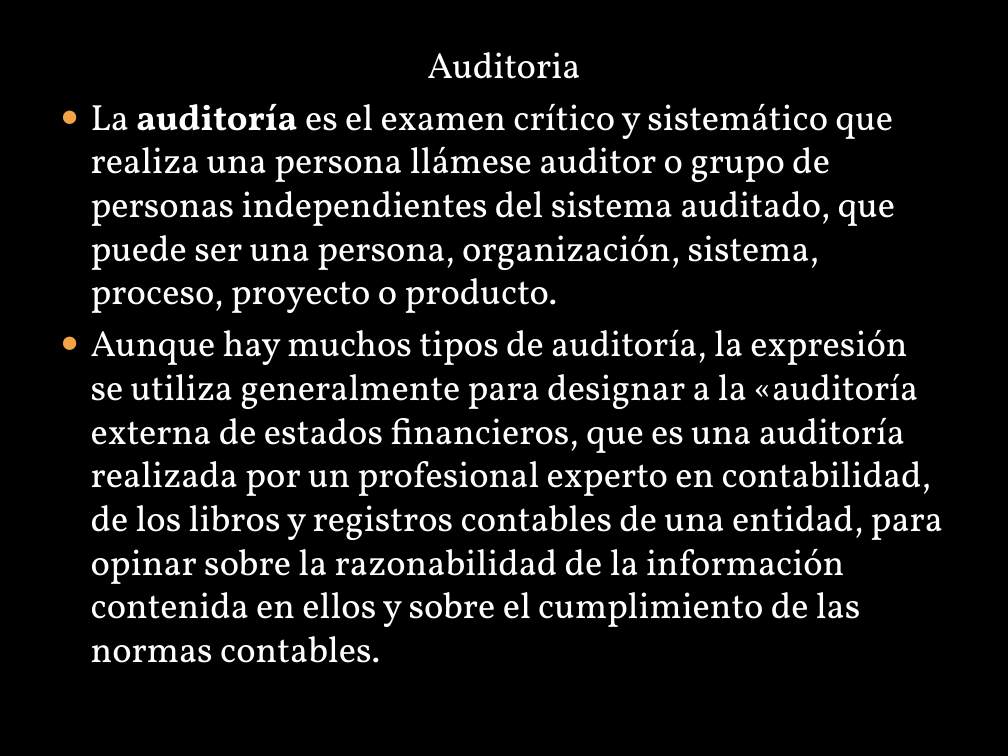
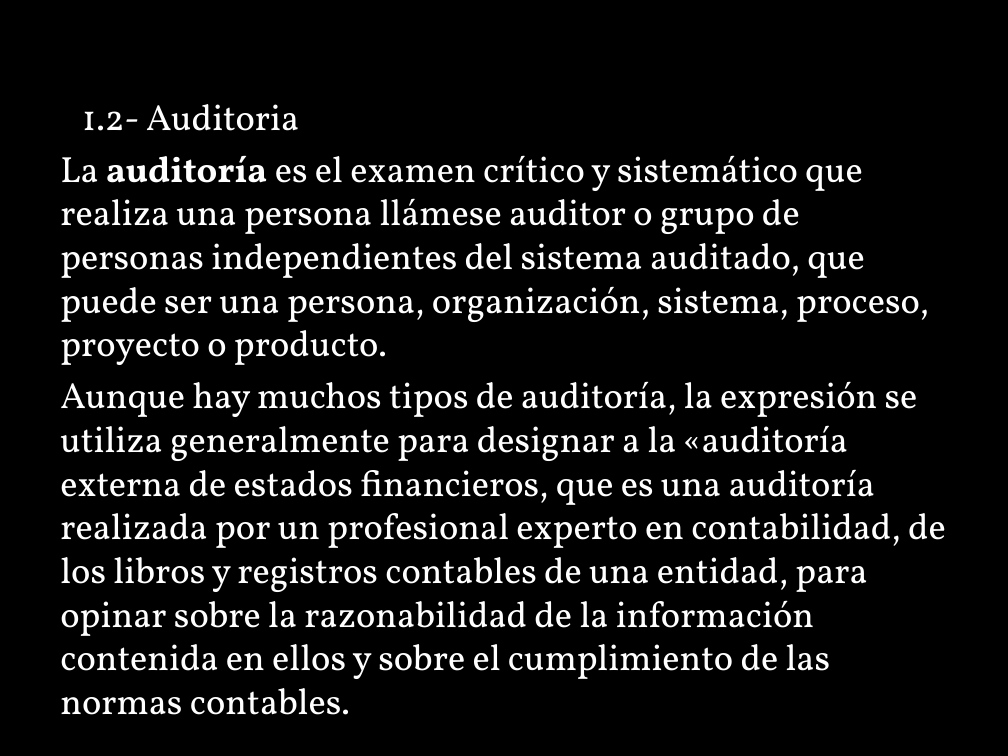
Before and after one commit to lc850/auditoria, a slide deck: slide 5 of HECTOR.pptx (slide 2 before the commit). Drawn at 1008x756 pixels with LibreOffice and Linux fonts; fonts in the diff are those of the drawing; background and template pictures are left out. Boxes give left, top, right and bottom in pixels: in the first picture for what was removed or moved away, otherwise in the second. Text is boxed around its words. In the diff, an @@ line names an element or a change of style, - is before the commit and + after.

```diff
--- a/HECTOR.pptx
+++ b/HECTOR.pptx
@@ text at (x1=82, y1=104, x2=299, y2=131): text changed @@
-Auditoria
+1.2- Auditoria
@@ text at (x1=60, y1=155, x2=946, y2=715): bullet ● to none @@
```
Also in this commit, not shown: 3 other slides changed, 3 slides added.
